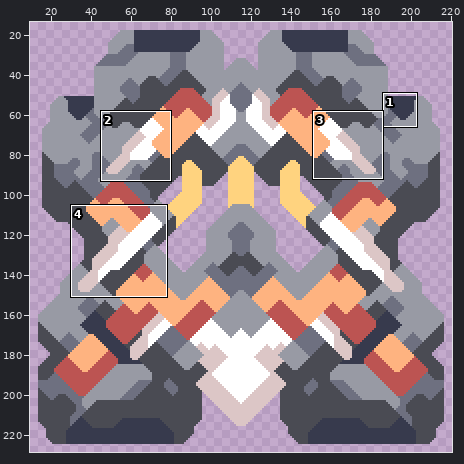
Edited in one commit: pixel-art file (core/assets-raw/sprites/units/conquer.aseprite). The first picture is a wide view before the edit; the outline marks the close-up.
Close-up. Before the edit:
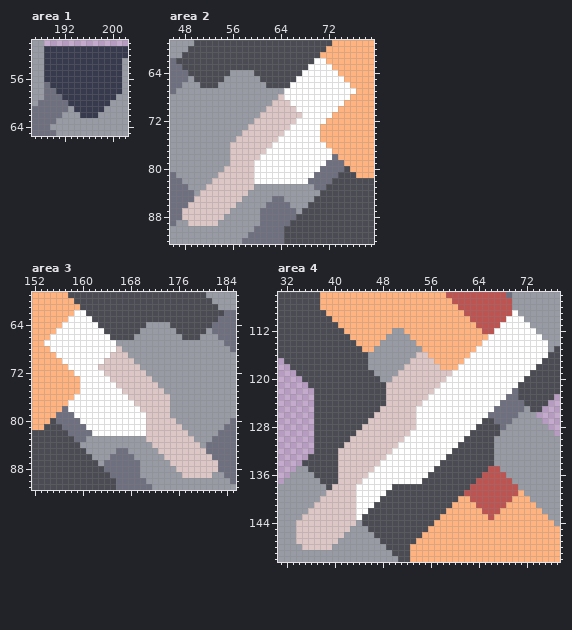
231x231 pixels, 1 frame. Shown: area 1: x 187..202, y 50..65; area 2: x 46..79, y 59..92; area 3: x 152..185, y 59..91; area 4: x 31..77, y 106..150. The wide view leaves out empty margins. The commit also changed other parts of the picture, which this record leaves out.
The result:
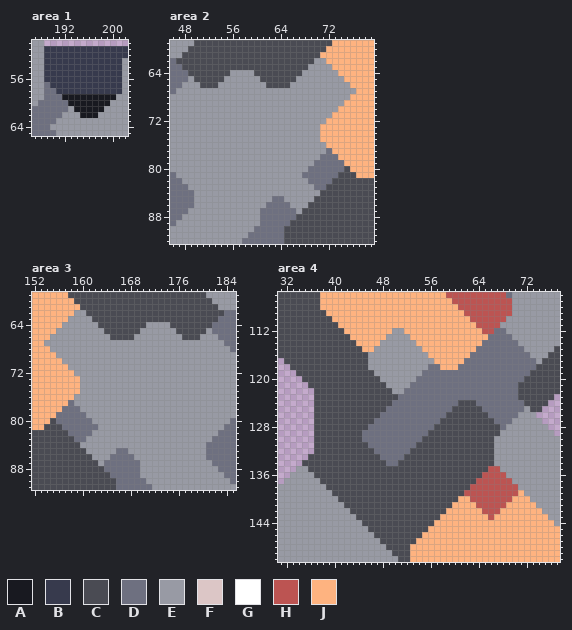
Palette (. is transparent): A #181920  B #373a4d  C #4a4b53  D #6e7080  E #989aa4  F #dcc6c6  G #ffffff  H #bc5452  J #feb380
Author's note on the commit: Multi-tread support for tanks
Change:
layer "cell" now hidden
Changed rows in their new state; - is an unchanged pixel.
Area 1, layer "treads":
first column x 192:
59 AAAAAAAAA
60 -AAAAAAA-
61 --AAAAA--
62 ---AAA---
Area 2:
first column x 48:
62 ----------------------EE-----
63 ---------------------EEEE----
64 --------------------EEEEEE---
65 -------------------EEEEEEEE--
66 ------------------EEEEEEEEEE-
67 -----------------EEEEEEEEEEEE
68 ----------------EEEEEEEEEEEE-
69 ---------------EEEEEEEEEEEE--
70 --------------EEEEEEEEEEEE---
71 -------------EEEEEEEEEEEE----
72 ------------EEEEEEEEEEEE-----
73 -----------EEEEEEEEEEEE------
74 ----------EEEEEEEEEEEEE------
75 ---------EEEEEEEEEEEEEE------
76 --------EEEEEEEEEEEEEEEE-----
77 --------EEEEEEEEEEEEEEEED----
78 --------EEEEEEEEEEEEEEEDD----
79 --------EEEEEEEEEEEEEEDD-----
80 -------EEEEEEEEEEEEEEDD------
81 ------EEEEEEEEEEEEEEDD-------
82 -----EEEEEEEEEEEEEEEE--------
83 ----EEEEEEEE-----------------
84 ---EEEEEEEE------------------
85 --EEEEEEEE-------------------
86 -DEEEEEEE--------------------
87 DEEEEEEE---------------------
88 EEEEEEE----------------------
89 -EEEEE-----------------------
Area 3:
first column x 154:
62 -----EE----------------------
63 ----EEEE---------------------
64 ---EEEEEE--------------------
65 --EEEEEEEE-------------------
66 -EEEEEEEEEE------------------
67 EEEEEEEEEEEE-----------------
68 -EEEEEEEEEEEE----------------
69 --EEEEEEEEEEEE---------------
70 ---EEEEEEEEEEEE--------------
71 ----EEEEEEEEEEEE-------------
72 -----EEEEEEEEEEEE------------
73 ------EEEEEEEEEEEE-----------
74 ------EEEEEEEEEEEEE----------
75 ------EEEEEEEEEEEEEE---------
76 -----EEEEEEEEEEEEEEEE--------
77 ----DEEEEEEEEEEEEEEEE--------
78 ----DDEEEEEEEEEEEEEEE--------
79 -----DDEEEEEEEEEEEEEE--------
80 ------DDEEEEEEEEEEEEEE-------
81 -------DDEEEEEEEEEEEEEE------
82 --------EEEEEEEEEEEEEEEE-----
83 -----------------EEEEEEEE----
84 ------------------EEEEEEEE---
85 -------------------EEEEEEEE--
86 --------------------EEEEEEED-
87 ---------------------EEEEEEED
88 ----------------------EEEEEEE
89 -----------------------EEEEE-
Area 4:
first column x 34:
109 ------------------------------------E-----
110 -----------------------------------EEE----
111 ----------------------------------EEEEE---
112 ---------------------------------DDEEEEE--
113 --------------------------------DDDDEEEEE-
114 -------------------------------DDDDDDEEEEE
115 ------------------------------DDDDDDDDEEEE
116 --------------------EE-------DDDDDDDDDDEEE
117 -------------------EEEE-----DDDDDDDDDDDDE-
118 ------------------EEEEDD---DDDDDDDDDDDDD--
119 -----------------EEEEDDDDDDDDDDDDDDDDDD---
120 ----------------EEEEDDDDDDDDDDDDDDDDDD----
121 ---------------EEEEDDDDDDDDDDDDDDDDDD-----
122 ---------------CEEDDDDDDDDDDDDDDDDDD------
123 ---------------CCDDDDDDDDDDDDDDDDDD-------
124 ---------------CDDDDDDDDDDDCCCDDDD--------
125 --------------CDDDDDDDDDDDCCCCCDD---------
126 -------------CDDDDDDDDDDDCCCCCCC----------
127 ------------CDDDDDDDDDDDCCCCCCC-----------
128 -----------CDDDDDDDDDDDCCCCCCC------------
129 ----------CDDDDDDDDDDDCCCCCCC-------------
130 ---------CCDDDDDDDDDDCCCCCCC--------------
131 --------CCCCDDDDDDDDCCCCCCC---------------
132 -------CCCCCCDDDDDDCCCCCCC----------------
133 -------CCCCCCCDDDDCCCCCCC-----------------
134 -------CCCCCCCCDDCCCCCCC------------------
135 -------CCCCCCCCCCCCCCCC-------------------
136 -------CCCCCCCCCCCCCCC--------------------
137 -------CCCCCCCCCCCCCC---------------------
138 ------CCCCCCCCCC--------------------------
139 -----ECCCCCCCCC---------------------------
140 ----EEECCCCCCC----------------------------
141 ---EEEEECCCCC-----------------------------
142 --EEEEEEECCC------------------------------
143 -EEEEEEEEEC-------------------------------
144 EEEEEEEEEE--------------------------------
145 EEEEEEEEE---------------------------------
146 EEEEEEEE----------------------------------
147 EEEEEEE-----------------------------------
148 -EEEEE------------------------------------
